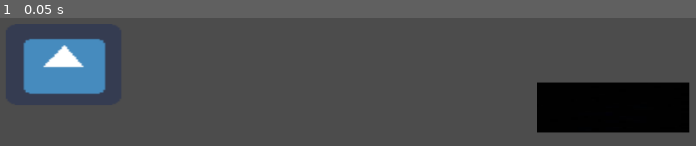
Above: before the commit, frame 1.
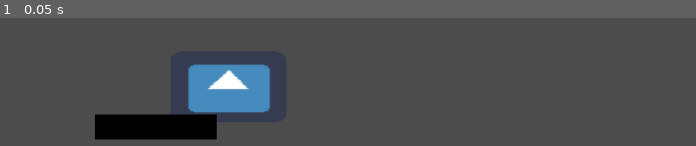
Above: after the commit, the same moment.

Repository: RegularGames/Clean-Inc
Game: Godot game, scene res://Clean Inc.tscn
The game is run twice, just before and just after one commit, with the same random seed, the same clock (stepped at 60 frames per second) and the same inputs. The engine's default icon, where the game draws it, is replaced by a stand-in: a white triangle on a blue panel in a dark square.
Inputs:
- Up to frame 1 (0.05 s): no input

The runs differ from the first frame. In frame 1, 22% of the frame differs, in the area x 3-99%, y 16-96%.

Commit message:
a

Diff:
--- a/Clean Inc.gd
+++ b/Clean Inc.gd
@@ -1,3 +1,22 @@
 extends Node2D
 
-onready var personaj_shape = get_node("fundal/personaj/personaj_shape")
+var spid = 99
+var velocity = Vector2()
+
+func _ready():
+	random()
+
+func _process(delta):
+	if Input.is_key_pressed(KEY_E):
+		velocity = Vector2(spid, 0)
+	else:
+		velocity = Vector2(0,0)
+
+
+
+func random():
+	var rngvar = RandomNumberGenerator.new()
+	var posx
+	rngvar.randomize()
+	posx = rngvar.randi_range(150, 850)
+	$fundal/gunoi_sprite.position = Vector2(posx, 550)
--- a/Clean Inc.tscn
+++ b/Clean Inc.tscn
@@ -1,14 +1,8 @@
-[gd_scene load_steps=6 format=2]
+[gd_scene load_steps=4 format=2]
 
 [ext_resource path="res://icon.png" type="Texture" id=1]
 [ext_resource path="res://Clean Inc.gd" type="Script" id=2]
 [ext_resource path="res://Gunoi Negru.png" type="Texture" id=3]
-
-[sub_resource type="RectangleShape2D" id=1]
-extents = Vector2( 72.9919, 55.1041 )
-
-[sub_resource type="RectangleShape2D" id=2]
-extents = Vector2( 98.5269, 35.0192 )
 
 [node name="Clean Inc" type="Node2D"]
 script = ExtResource( 2 )
@@ -20,31 +14,12 @@
 
 [node name="fundalu" type="Sprite" parent="fundal"]
 
-[node name="personaj" type="KinematicBody2D" parent="fundal"]
-position = Vector2( -464.911, 78.1151 )
-__meta__ = {
-"_edit_group_": true
-}
-
-[node name="personaj_sprite" type="Sprite" parent="fundal/personaj"]
-position = Vector2( 562.891, 391.694 )
-scale = Vector2( 2.31464, 1.63282 )
+[node name="personaj_sprite" type="Sprite" parent="fundal"]
+position = Vector2( 308.729, 498.478 )
+scale = Vector2( 2.31464, 1.42236 )
 texture = ExtResource( 1 )
 
-[node name="personaj_shape" type="CollisionShape2D" parent="fundal/personaj"]
-position = Vector2( 562.261, 390.502 )
-shape = SubResource( 1 )
-
-[node name="gunoi" type="KinematicBody2D" parent="fundal"]
-__meta__ = {
-"_edit_group_": true
-}
-
-[node name="gunoi_sprite" type="Sprite" parent="fundal/gunoi"]
-position = Vector2( 801.309, 524.757 )
-scale = Vector2( 0.378602, 0.101779 )
+[node name="gunoi_sprite" type="Sprite" parent="fundal"]
+position = Vector2( 613.823, 550.89 )
+scale = Vector2( 0.304709, 0.0505691 )
 texture = ExtResource( 3 )
-
-[node name="gunoi_shape" type="CollisionShape2D" parent="fundal/gunoi"]
-position = Vector2( 801.31, 525.387 )
-shape = SubResource( 2 )
--- a/project.godot
+++ b/project.godot
@@ -14,6 +14,14 @@
 run/main_scene="res://Clean Inc.tscn"
 config/icon="res://icon.png"
 
+[input]
+
+clean={
+"deadzone": 0.5,
+"events": [ Object(InputEventKey,"resource_local_to_scene":false,"resource_name":"","device":0,"alt":false,"shift":false,"control":false,"meta":false,"command":false,"pressed":false,"scancode":69,"unicode":0,"echo":false,"script":null)
+ ]
+}
+
 [physics]
 
 common/enable_pause_aware_picking=true
